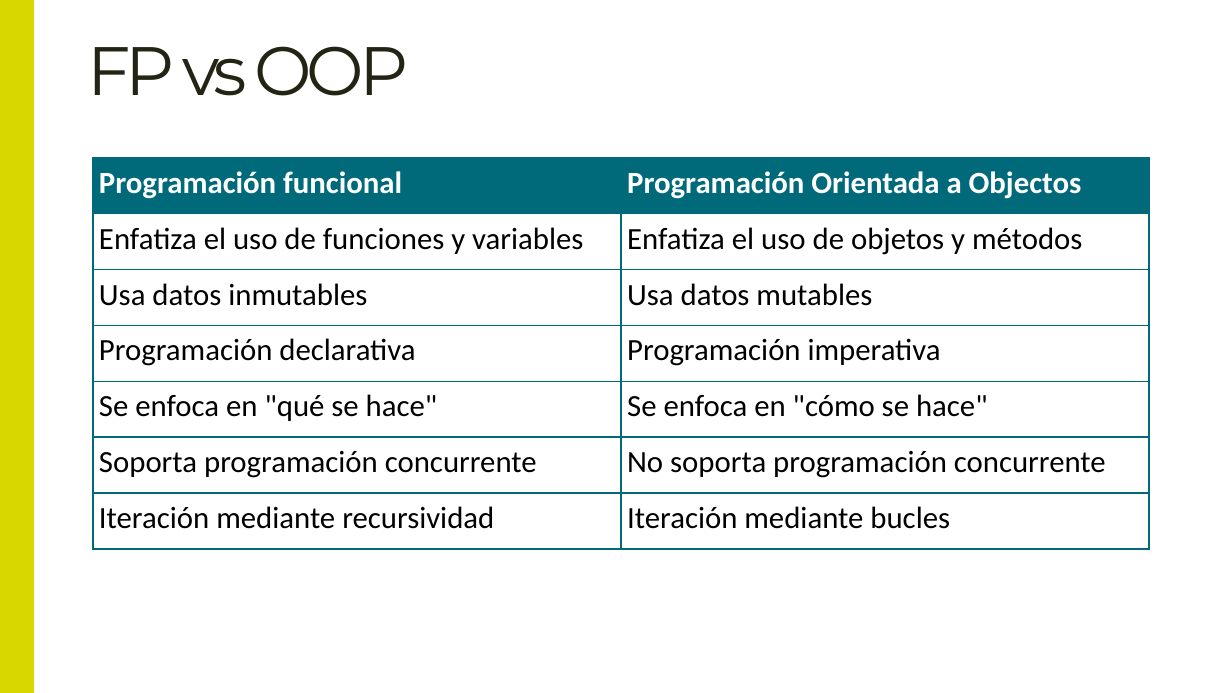
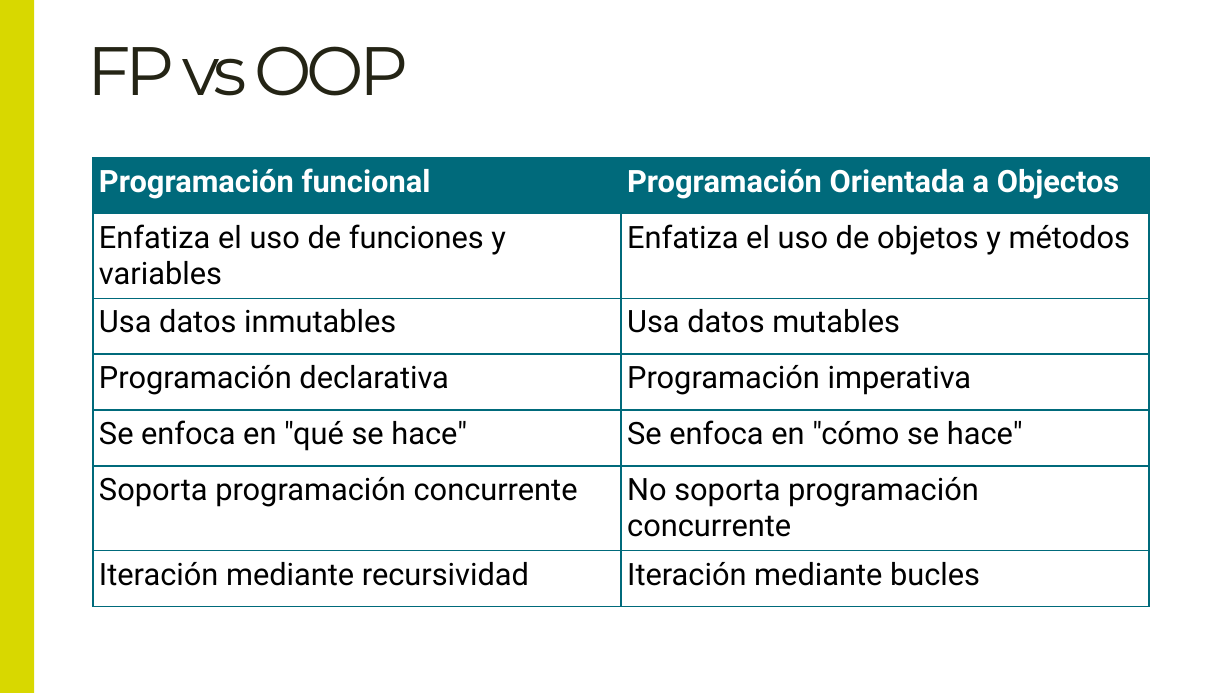
Before and after one commit to Lemoncode/master-frontend-lemoncode, a slide deck: slide 5 of 02-languages/01-teoria/03 Programación Funcional.pptx. Drawn at 1232x693 pixels with LibreOffice and Linux fonts; fonts in the diff are those of the drawing. Boxes give left, top, right and bottom in pixels: in the first picture for what was removed or moved away, otherwise in the second. Text is boxed around its words. In the diff, an @@ line names an element or a change of style, - is before the commit and + after.

```diff
--- a/02-languages/01-teoria/03 Programación Funcional.pptx
+++ b/02-languages/01-teoria/03 Programación Funcional.pptx
@@ table at (92, 158, 1149, 590) @@
@@ font Calibri to Roboto @@
```
Also in this commit, not shown: 2 other slides changed, 5 other files.
